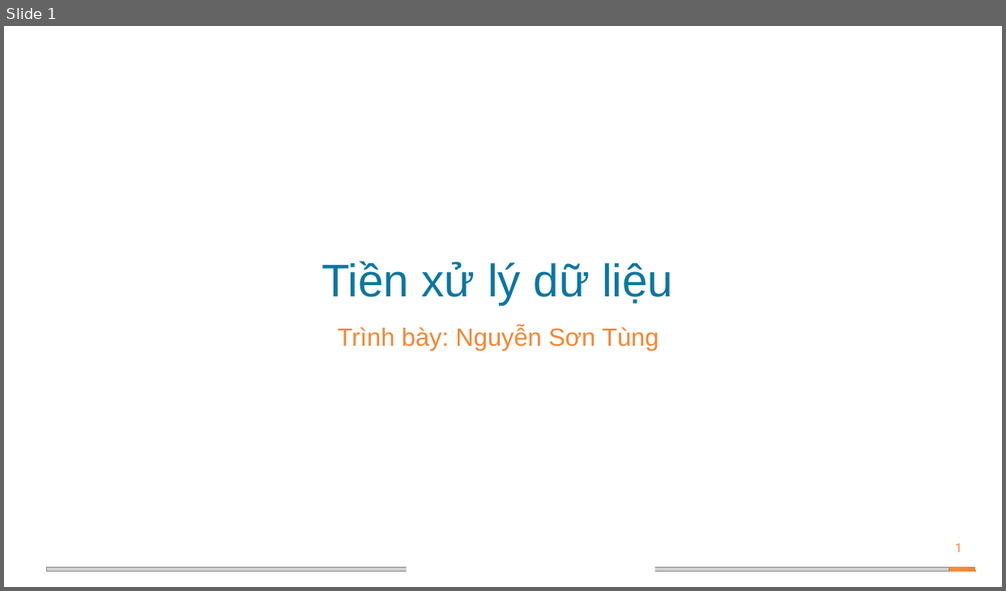
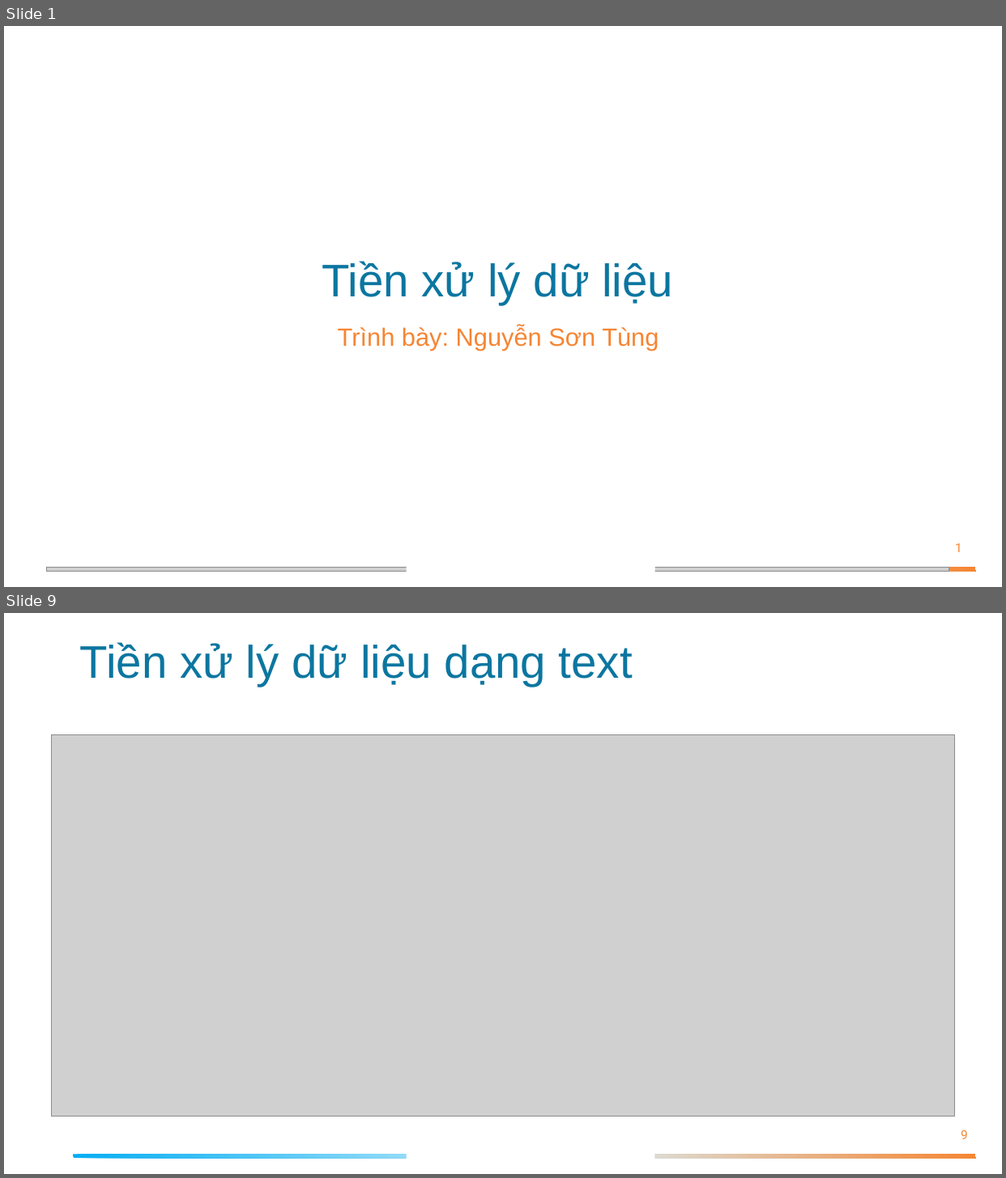
Before and after one commit to hoangducanh1865/Falcon-Class, a slide deck: Slide/Lesson 4/Data preprocessing.pptx. Shown one above the other, each under a label of ours: slide 1 before the commit, slides 1 and 9 after it; the slides between them are not shown. The pictures are 1006x591 and 1006x1178 pixels, drawn with LibreOffice and Linux fonts; fonts in the diff are those of the drawing; grey boxes stand for pictures. Boxes give left, top, right and bottom in pixels: in the first picture for what was removed or moved away, otherwise in the second. Text is boxed around its words. In the diff, an @@ line names an element or a change of style, - is before the commit and + after.

```diff
--- a/Slide/Lesson 4/Data preprocessing.pptx
+++ b/Slide/Lesson 4/Data preprocessing.pptx
@@ slide 9 added at (4, 613, 1002, 1174), background #FFFFFF; not listed: 2 template elements that a slide beside it also shows @@
@@ title added at (80, 642, 633, 686), 44 pt, text #0B76A0 @@
+Tiền xử lý dữ liệu dạng text
@@ picture added at (52, 735, 955, 1117) @@
@@ page number added at (961, 1131, 968, 1139), 12 pt, text #F68633 @@
+9
```
Also in this commit, not shown: 6 slides changed, 14 other slides added, 1 other file.
